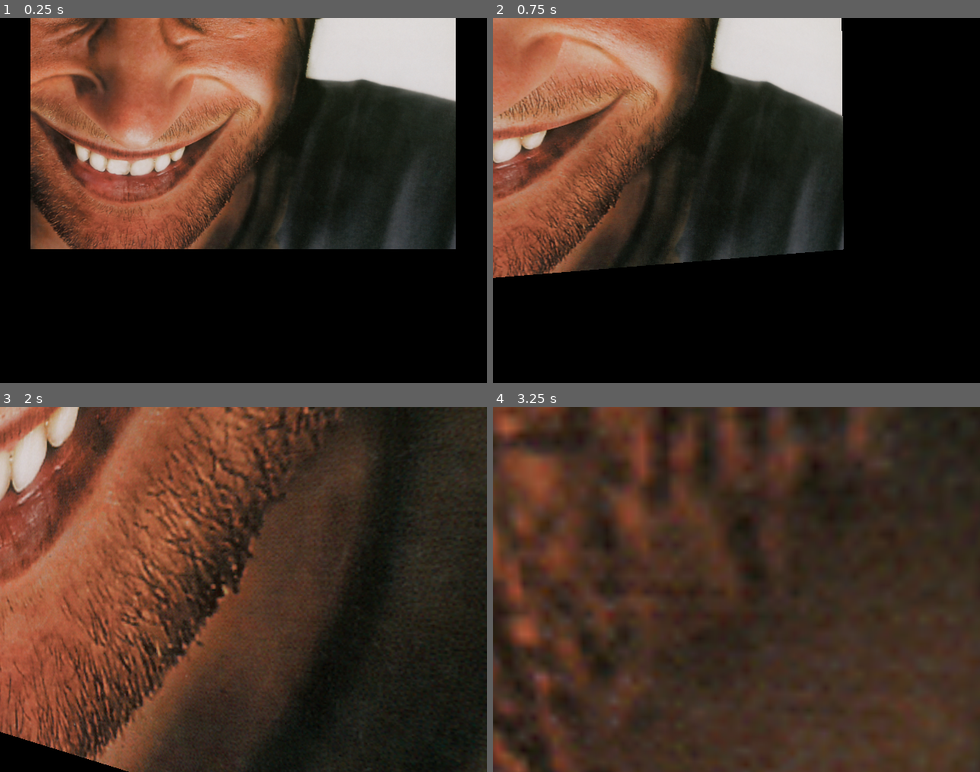
Above: before the commit, frames 1-4 (two rows, left to right).
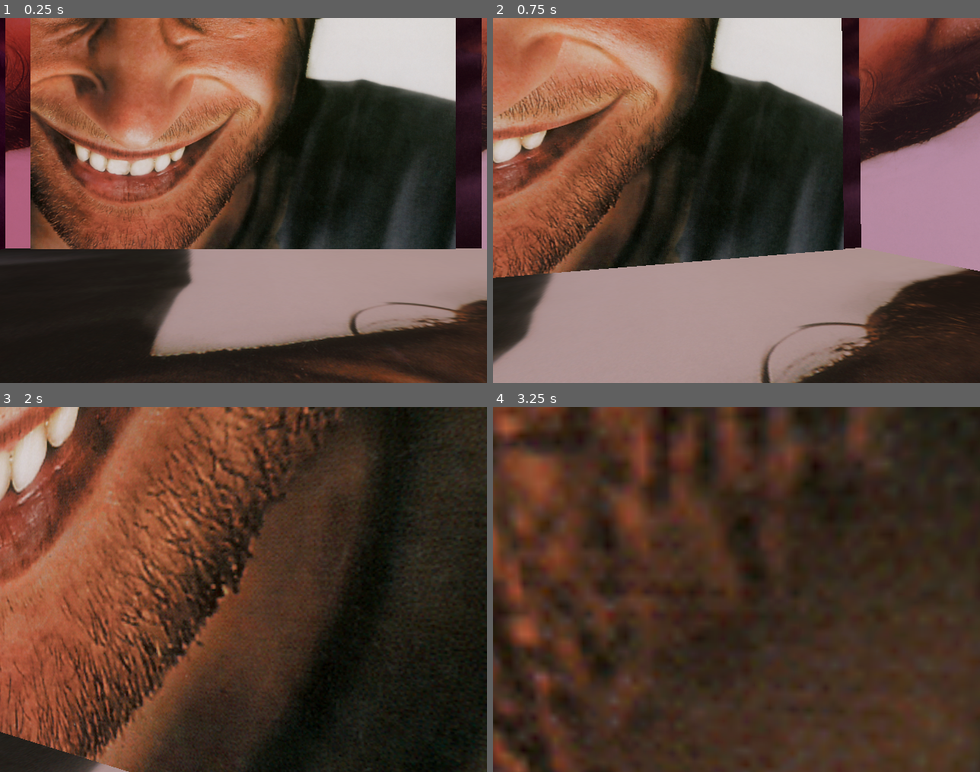
Above: after the commit, the same moments.

Repository: Dragotamer/Stormhacks2026
Game: Godot game, scene res://kenlun's test.tscn
Two runs of this game, one before a commit and one after it. Both use one fixed random seed, a clock stepped at 60 frames per second and the inputs below. This scene is started directly instead of the project's main scene.
Inputs (mouse positions are in pixels of both pictures, inside the frame that each line leads up to):
- Up to frame 1 (0.25 s): no input
- Up to frame 2 (0.75 s): tap Enter at 0.5 s; move the mouse to (760, 200) at 0.52 s; hold W (forward) from 0.53 s (still down); tap Shift (sprint) at 0.6 s
- Up to frame 3 (2 s): keep holding W (forward); tap Space (jump) at 0.77, 1.52 s; move the mouse to (219, 589) at 1.27 s; tap Shift (sprint) at 1.35 s
- Up to frame 4 (3.25 s): keep holding W (forward); move the mouse to (746, 582) at 2.02 s; tap Shift (sprint) at 2.1, 2.85 s; tap Space (jump) at 2.75, 3.02 s; move the mouse to (731, 596) at 2.77 s

The runs differ from the first frame. In frame 1, 45% of the frame differs, in the area x 0-100%, y 0-100%; in frame 2, 52%; in frame 3, 1.5%; in frame 4, less than 0.1%.

Commit message:
Further experimented with objects and sky

Diff:
--- a/kenlun's test.tscn
+++ b/kenlun's test.tscn
@@ -10,6 +10,20 @@
 
 [sub_resource type="StandardMaterial3D" id="StandardMaterial3D_mvrgb"]
 albedo_texture = ExtResource("2_v7oym")
+
+[sub_resource type="ProceduralSkyMaterial" id="ProceduralSkyMaterial_j6ww4"]
+sky_energy_multiplier = 0.7
+sky_cover = ExtResource("2_v7oym")
+ground_bottom_color = Color(0.865384, 0, 0.5743163, 1)
+ground_horizon_color = Color(0.66224277, 0.6717428, 0.6867428, 1)
+
+[sub_resource type="Sky" id="Sky_a0tk4"]
+sky_material = SubResource("ProceduralSkyMaterial_j6ww4")
+
+[sub_resource type="Environment" id="Environment_xlpam"]
+background_mode = 2
+sky = SubResource("Sky_a0tk4")
+glow_enabled = true
 
 [node name="Main" type="Node3D" unique_id=137980140]
 
@@ -68,3 +82,6 @@
 [node name="Sprite3D2" type="Sprite3D" parent="CSGCombiner3D" unique_id=1953541049]
 transform = Transform3D(1, 0, 0, 0, 1, 0, 0, 0, 1, 0, 6.1878667, 9.404188)
 texture = ExtResource("3_j6ww4")
+
+[node name="WorldEnvironment" type="WorldEnvironment" parent="." unique_id=1709118953]
+environment = SubResource("Environment_xlpam")
